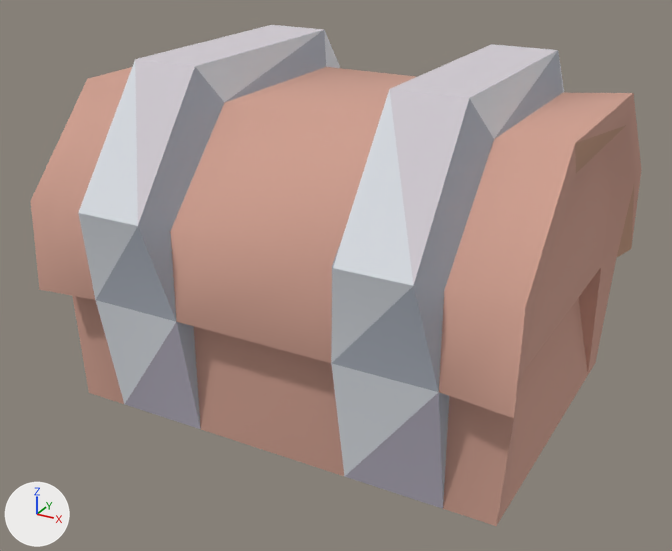
A saved change to the glTF model example_game/world/props/trunk.prop/model.glb.
Before and after are seen from a 50 mm camera at (0.404, -0.765, 0.477) aimed at (-0.004, -0.024, 0.106). The axes (+X, +Y, +Z) are drawn at lower left. The lights are the same throughout. The picture after the commit comes second. Vertices at exactly the same position are counted once.

In view in the first picture: 'model'.
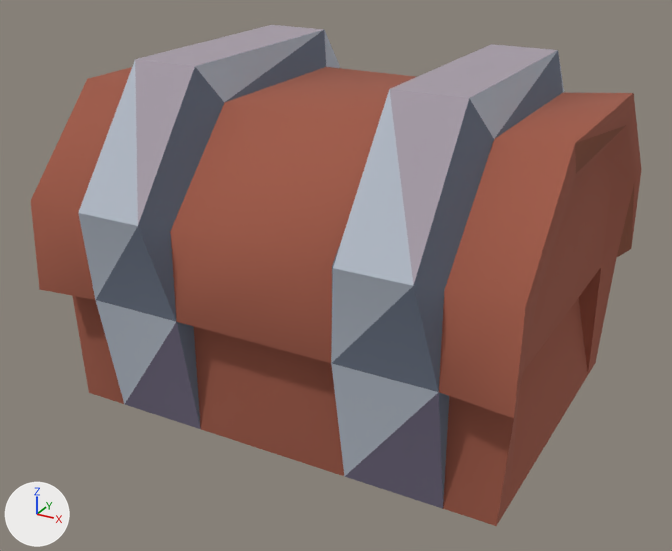
Pixel boxes [x1, y1, x2, y2] of what changed, in the pictures (672 x 551 px):
```json
{"part": 1, "of": "me_model", "change": "recoloured", "before": [31, 67, 642, 526], "after": [31, 67, 642, 526], "on screen": "beige to brown"}
{"part": 2, "of": "me_model", "change": "recoloured", "before": [96, 30, 563, 509], "after": [96, 30, 563, 509], "on screen": "darker"}
{"part": 3, "of": "me_model", "change": "recoloured", "before": [78, 25, 564, 476], "after": [78, 25, 564, 476], "on screen": "white to light grey"}
```

Scene script edits in JSON lines:
```json
{"block": "me_model", "where": "me_model.from_pydata(...)  # 104 vertices, 204 faces; spans x -0.236..0.236, y -0.204..0.204, z -0.02..0.319"}
{"block": "me_model", "where": "# used by ob_model"}
{"block": "me_model", "change": "me_model part 1: 132 faces centred in x -0.236..0.236, y -0.185..0.185, z -0.02..0.289 are repainted in the vertex colours; the middle colour goes from beige #d0a090 to brown #a05a47"}
{"block": "me_model", "change": "me_model part 2: 44 faces centred in x -0.173..0.173, y -0.189..0.189, z -0.02..0.296 are repainted in the vertex colours; the middle colour goes from grey #adb3be to greyish blue #6a7384"}
{"block": "me_model", "change": "me_model part 3: 28 faces centred in x -0.164..0.164, y -0.197..0.197, z 0.064..0.319 are repainted in the vertex colours; the middle colour goes from white #dbdfe5 to light grey #b4bcc8"}
```
